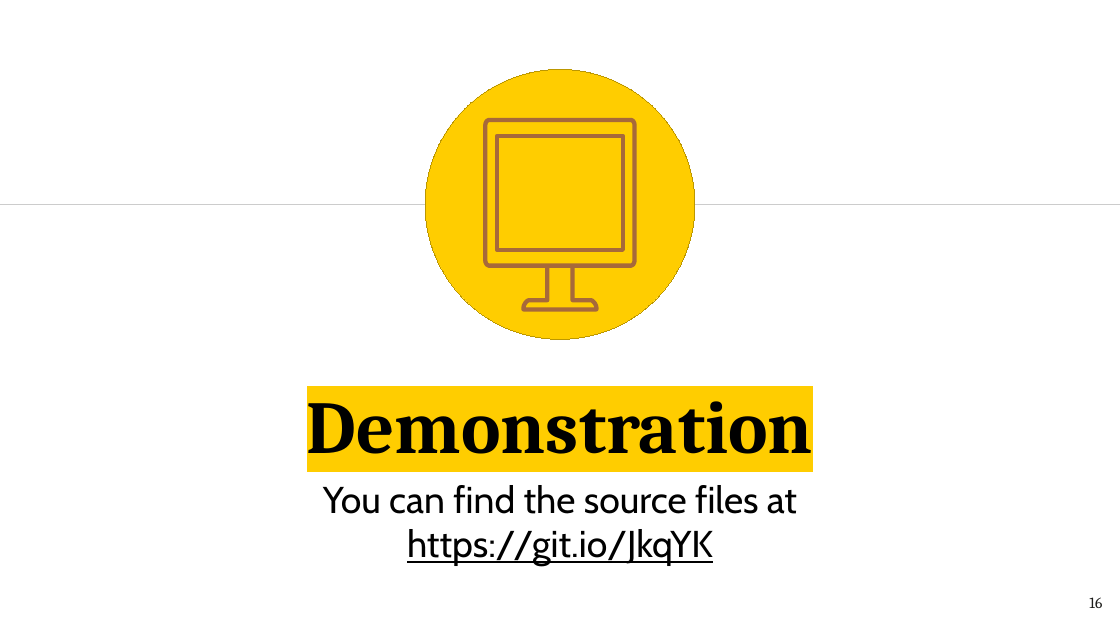
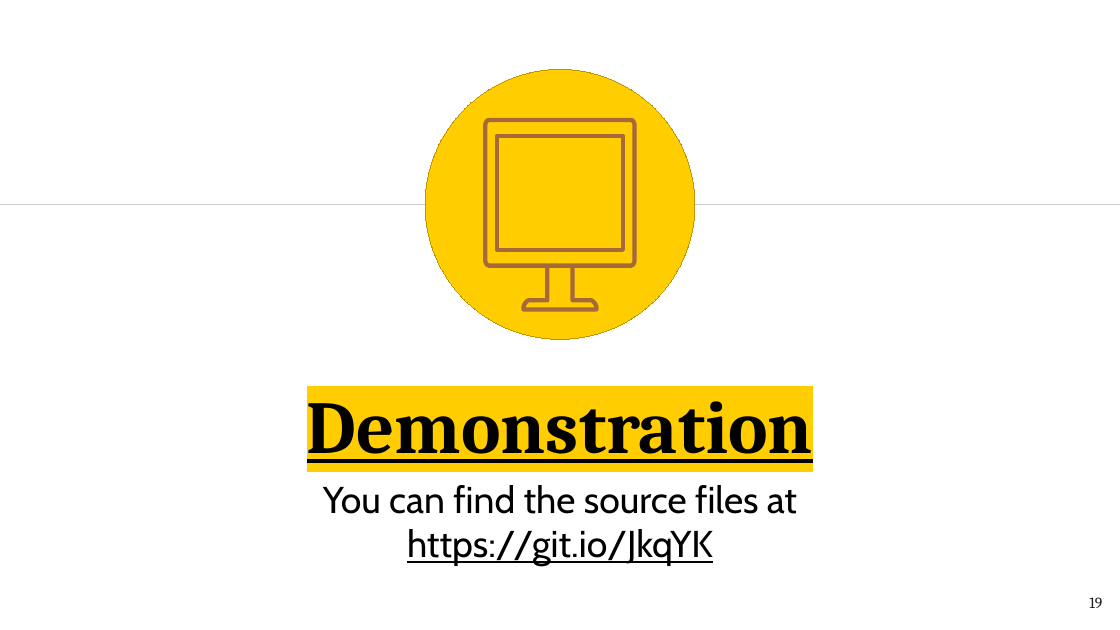
Before and after one commit to minnojs/minnojs-workshop, a slide deck: slide 19 of workshop.pptx (slide 16 before the commit). Drawn at 1120x630 pixels with LibreOffice and Linux fonts; fonts in the diff are those of the drawing. Boxes give left, top, right and bottom in pixels: in the first picture for what was removed or moved away, otherwise in the second. Text is boxed around its words. In the diff, an @@ line names an element or a change of style, - is before the commit and + after.

```diff
--- a/workshop.pptx
+++ b/workshop.pptx
@@ title "Demonstration" at <box>307,384,813,463</box>: underline on @@
@@ page number at <box>1089,597,1102,608</box>: text changed @@
-16
+19
```
Also in this commit, not shown: 3 other slides changed, 4 slides added, 1 other file.
